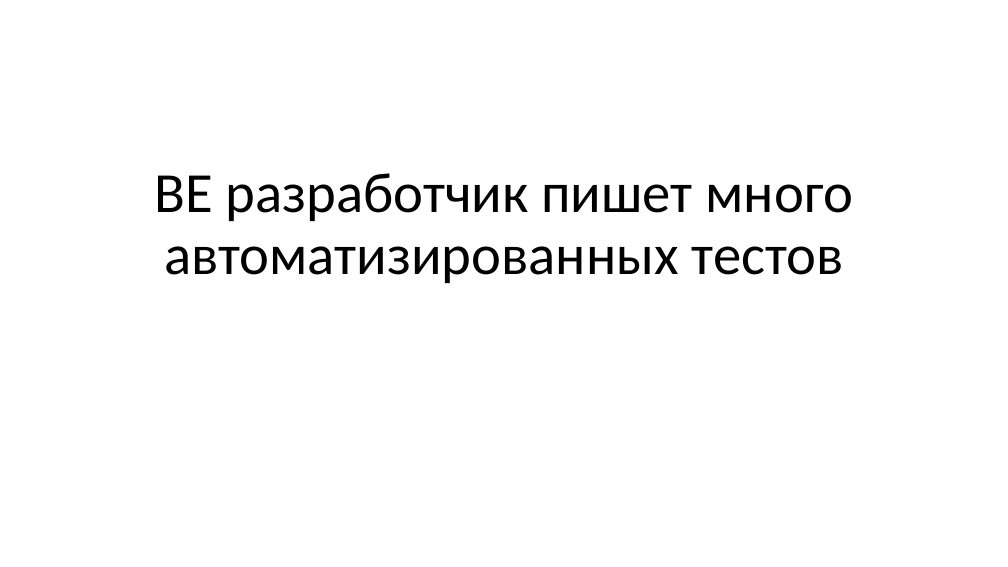
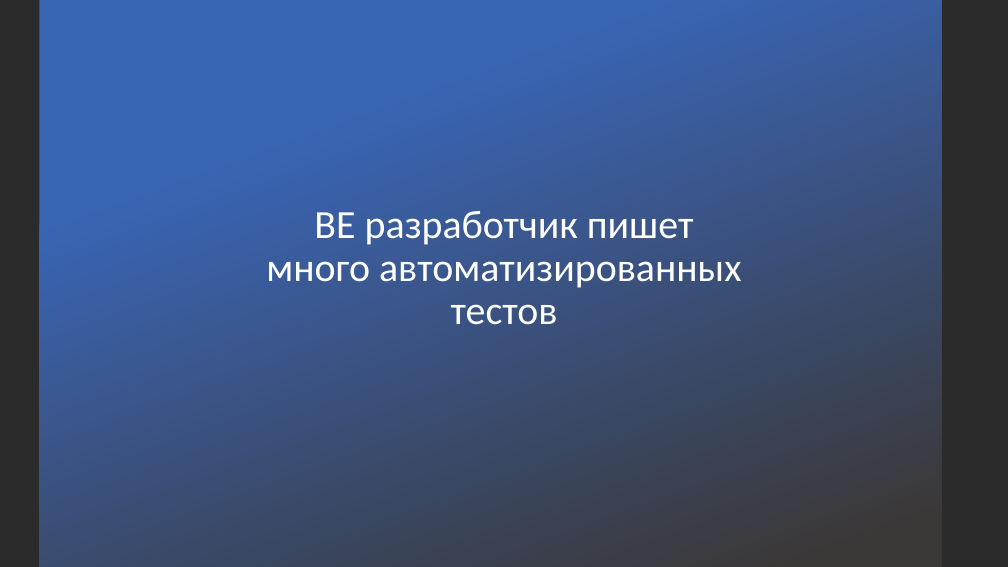
Before and after one commit to kugushev/presentations, a slide deck: slide 16 of Presentation.pptx (slide 15 before the commit). Drawn at 1008x567 pixels with LibreOffice and Linux fonts; fonts in the diff are those of the drawing; background and template pictures are left out; a plain dark background stands for a picture behind light text. Boxes give left, top, right and bottom in pixels: in the first picture for what was removed or moved away, otherwise in the second. Text is boxed around its words. In the diff, an @@ line names an element or a change of style, - is before the commit and + after.

```diff
--- a/Presentation.pptx
+++ b/Presentation.pptx
@@ background #FFFFFF to picture (left out) @@
@@ rectangle added at [39, 0, 941, 567], fill gradient #3965B5 to #3B3838 @@
@@ title "BE разработчик пишет много автоматизированных ...": place and size @@
-title "BE разработчик пишет много автоматизированных ..." at [155, 173, 853, 283]
+title "BE разработчик пишет много автоматизированных ..." at [266, 211, 741, 325]
@@ title "BE разработчик пишет много автоматизированных ..." at [266, 211, 741, 325]: size 54 to 38 pt, text colour #000000 to #FFFFFF @@
```
Also in this commit, not shown: 9 other slides changed, 1 slide added.
